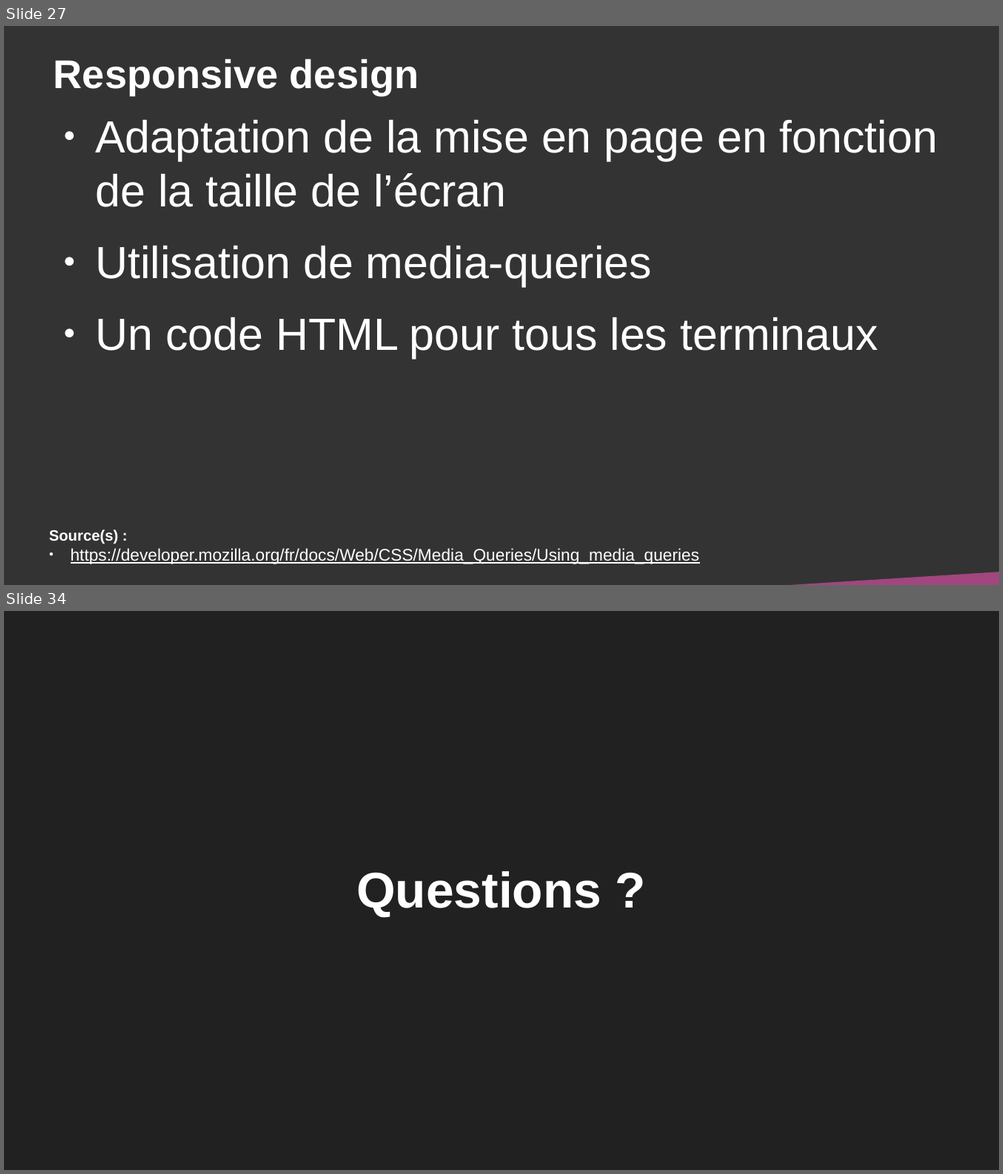
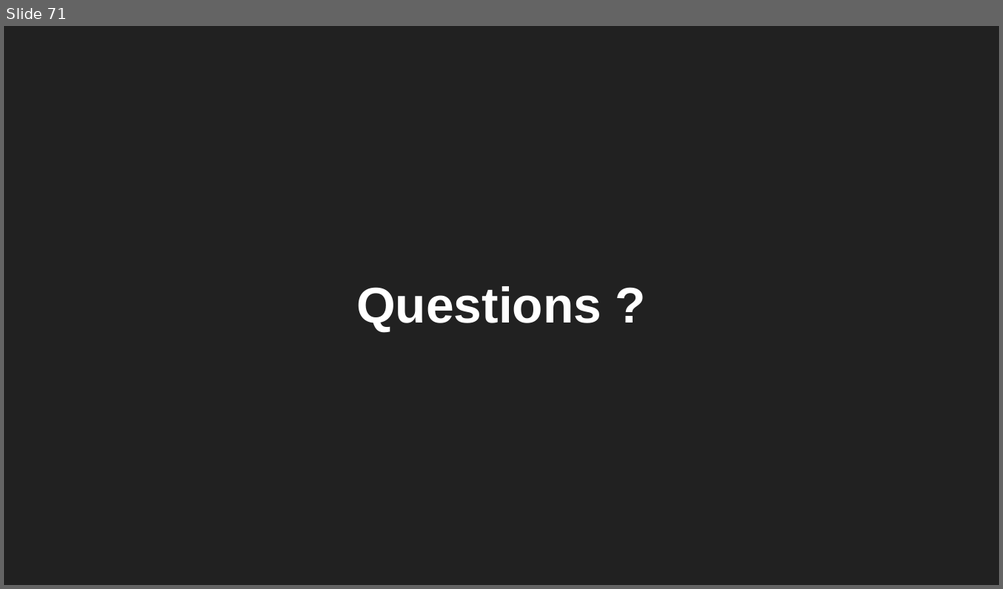
Before and after one commit to DanYellow/cours, a slide deck: integration-web-s2/travaux-pratiques/numero-5/presentation.odp. Shown one above the other, each under a label of ours: slides 27 and 34 before the commit, slide 71 after it; the slides between them are not shown. The pictures are 1003x1174 and 1003x589 pixels, drawn with LibreOffice and Linux fonts; fonts in the diff are those of the drawing. Boxes give left, top, right and bottom in pixels: in the first picture for what was removed or moved away, otherwise in the second. Text is boxed around its words. In the diff, an @@ line names an element or a change of style, - is before the commit and + after.

```diff
--- a/integration-web-s2/travaux-pratiques/numero-5/presentation.odp
+++ b/integration-web-s2/travaux-pratiques/numero-5/presentation.odp
@@ slide 27 removed at <box>4,26,999,585</box>, background #333333 @@
@@ title removed at <box>54,59,418,95</box> @@
-Responsive design
@@ text removed at <box>95,120,937,351</box> @@
-● Adaptation de la mise en page en fonction de la taille de l’écran
-● Utilisation de media-queries
-● Un code HTML pour tous les terminaux
@@ text removed at <box>49,530,700,565</box> @@
-Source(s) :
-● https://developer.mozilla.org/fr/docs/Web/CSS/Media_Queries/Using_media_queries
@@ right triangle removed at <box>703,559,999,585</box> @@
@@ what was slide 34 is now slide 71 @@
```
Also in this commit, not shown: 1 slide changed, 67 slides added, 29 other slides removed, 18 other files.
